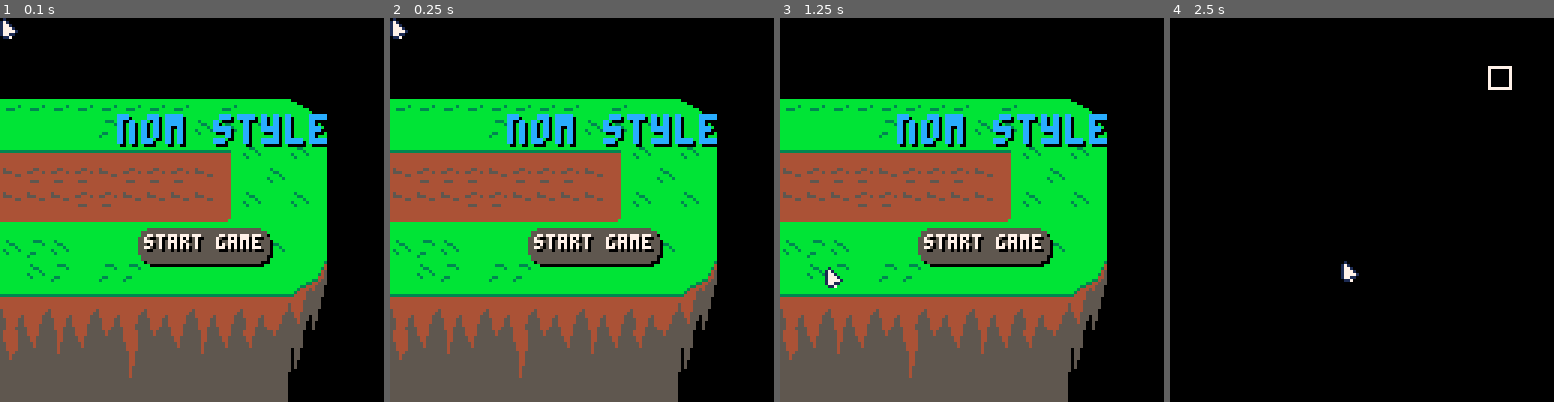
Above: before the commit, frames 1-4 (left to right).
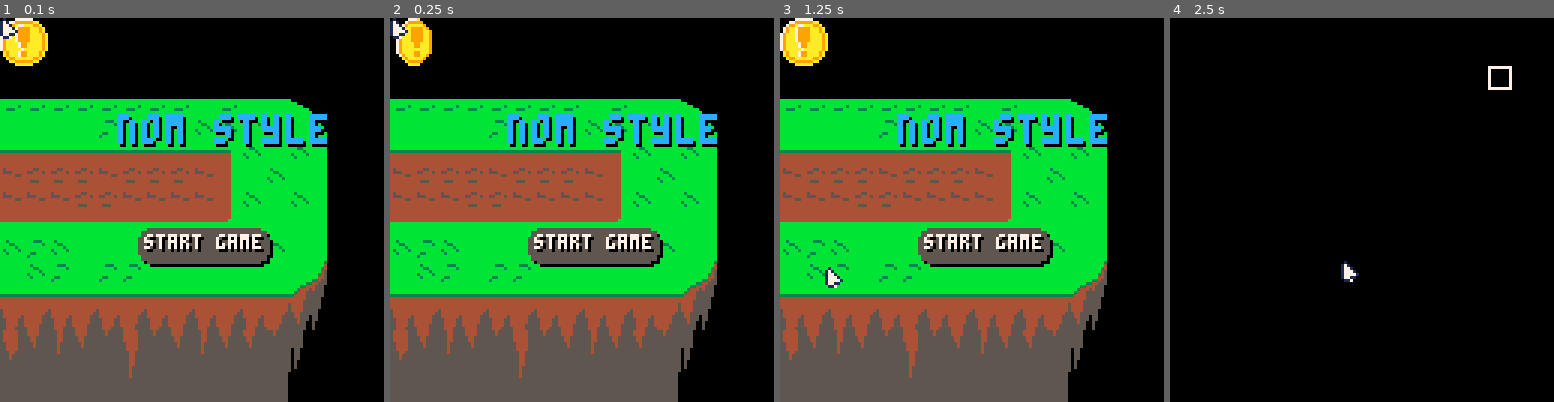
Above: after the commit, the same moments.

Repository: Mastoast/LDJam58
Game: PICO-8 cartridge ldjam58.p8
Same seed, same stepped clock (60 frames per second), same inputs: the game is played once before the commit and once after it.
Inputs (mouse positions are in pixels of both pictures, inside the frame that each line leads up to):
- Up to frame 1 (0.1 s): no input
- Up to frame 2 (0.25 s): no input
- Up to frame 3 (1.25 s): tap X (X key) at 0.33, 1.07 s; click (1060, 121) at 0.67 s; click (826, 267) at 1.22 s
- Up to frame 4 (2.5 s): click (1277, 114) at 1.77 s; tap X (X key) at 1.85 s; click (1342, 259) at 2.32 s

The runs differ from the first frame. In frame 1, 1.2% of the frame differs, in the area x 0-13%, y 0-13%; in frame 2, 0.9%; in frame 3, 1.3%; in frame 4, nothing differs.

Commit message:
Add animated sprite

Diff:
--- a/main.lua
+++ b/main.lua
@@ -18,6 +18,7 @@
     init_achievements_menu()
     init_options_menu()
     mouse = create(cursor, -500, -500)
+    test = create(asprite, cam.x, cam.y)
     printh("NEW RUN ===================")
 end
 
--- a/objects.lua
+++ b/objects.lua
@@ -116,6 +116,41 @@
     end
 end
 
+-- animated sprite
+
+asprite = new_type(0)
+asprite.sprs = {
+    {spr = 66, fx = false, fy = false},
+    {spr = 68, fx = false, fy = false},
+    {spr = 70, fx = false, fy = false},
+    {spr = 72, fx = false, fy = false},
+    {spr = 70, fx = true, fy = false},
+    {spr = 68, fx = true, fy = false}
+}
+asprite.fx = false
+asprite.fy = false
+asprite.spd = 12
+asprite.hit_h = 16
+asprite.hit_w = 16
+
+function asprite.init(self)
+    self.frame = 1
+    self.t = 0
+end
+
+function asprite.update(self)
+    self.t += 1
+    if self.t % self.spd == 0 then
+        self.frame = (self.frame+1) % (#self.sprs + 1)
+        if self.frame == 0 then self.frame = 1 end
+    end
+end
+
+function asprite.draw(self)
+    local f = self.sprs[self.frame]
+    sspr((f.spr % 16) * 8, flr(f.spr \ 16) * 8, self.hit_w, self.hit_h, self.x, self.y, self.hit_w, self.hit_h, f.fx, f.fy)
+end
+
 -- PARTICLES
 particles = {}
 
